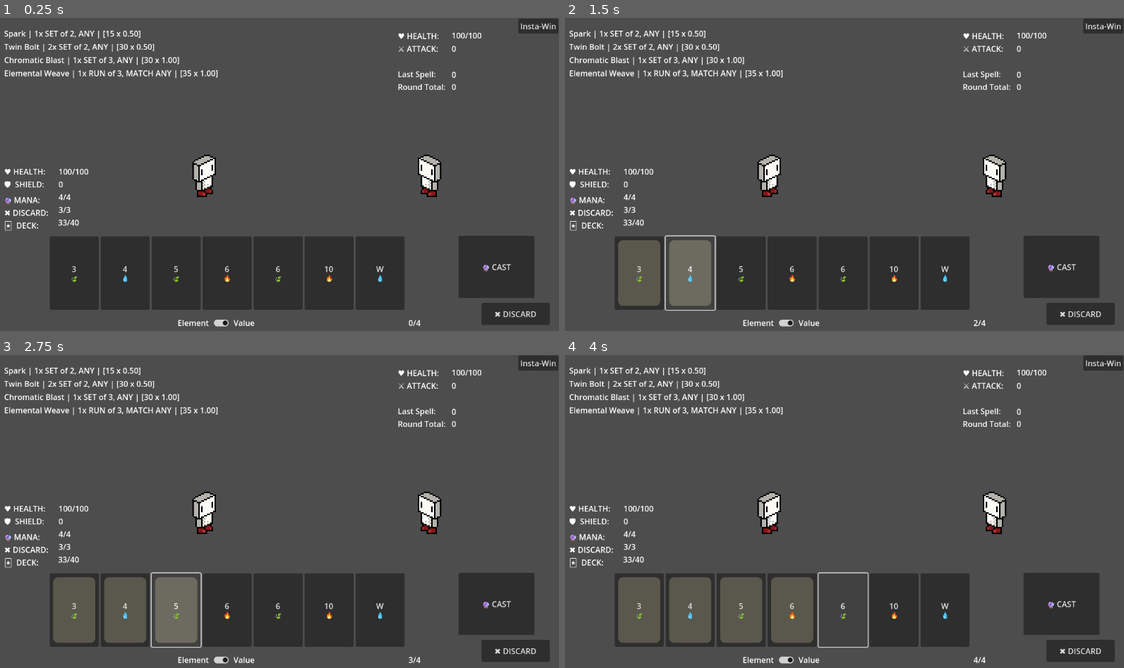
Above: before the commit, frames 1-4 (two rows, left to right).
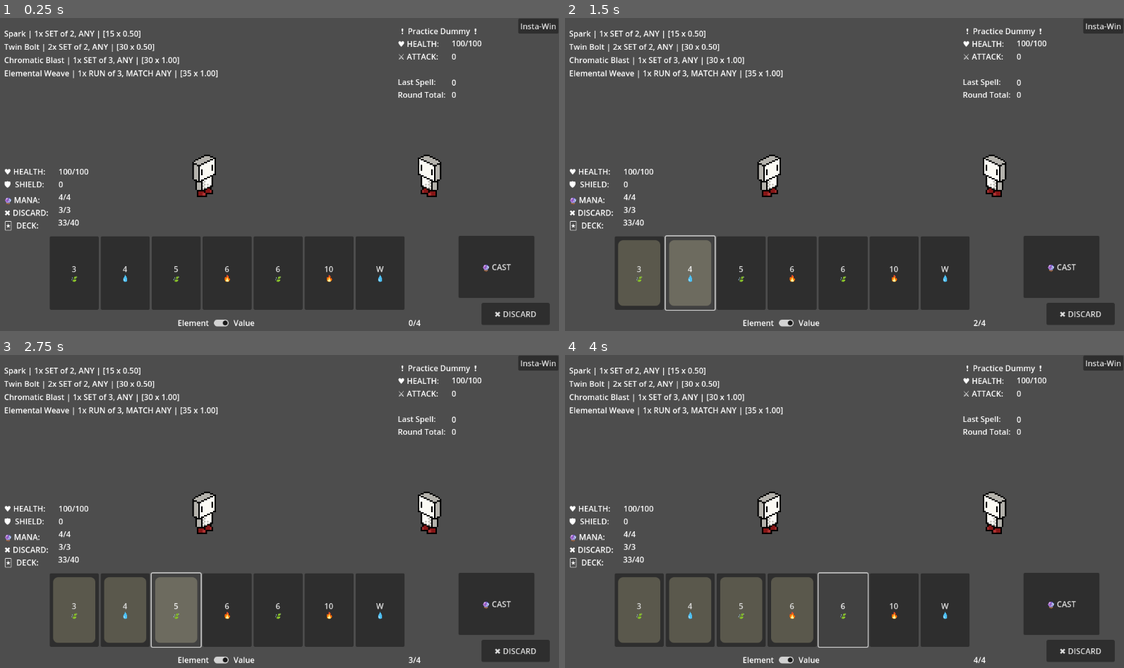
Above: after the commit, the same moments.

Repository: itsdotnickscott/wizard_card_game
Game: Godot game, scene res://scenes/battle.tscn
Same seed, same stepped clock (60 frames per second), same inputs: the game is played once before the commit and once after it.
Inputs:
- Up to frame 1 (0.25 s): no input
- Up to frame 2 (1.5 s): click "3 🍃" at 0.5 s; click "4 💧" at 1.25 s
- Up to frame 3 (2.75 s): click "5 🍃" at 2 s
- Up to frame 4 (4 s): click "6 🔥" at 2.75 s; click "6 🍃" at 3.5 s

The runs differ from the first frame. In frame 1, 0.8% of the frame differs, in the area x 71-87%, y 3-26%; in frame 2, 0.8%; in frame 3, 0.8%; in frame 4, 0.8%.

Commit message:
Created basic Map class
- includes UI, scripts, a Location class, as well as the initial layout for the first stage of the game, which includes 3 Normal enemies, 1 Market, and a Boss.
- after each battle the UI shows up and will allow the player to choose their next location
- Locations have different paths
- Stage is always the same layout but in the future it will be semi-randomized
- additionally created an "Attack" class which Enemy units will use to fight the player. right now, attacks only do damage and thats it.

Diff:
--- a/scenes/battle.tscn
+++ b/scenes/battle.tscn
@@ -7,18 +7,13 @@
 [ext_resource type="PackedScene" uid="uid://djq5yfcgvs60j" path="res://scenes/reward_ui.tscn" id="5_gdms4"]
 [ext_resource type="PackedScene" uid="uid://ms7b7vewq484" path="res://scenes/defeat_ui.tscn" id="6_pako5"]
 [ext_resource type="PackedScene" uid="uid://b3bc0c71i46go" path="res://scenes/escape_ui.tscn" id="6_pllud"]
+[ext_resource type="PackedScene" uid="uid://vcq0ef7hvpk1" path="res://scenes/map.tscn" id="8_t8ops"]
 
 [node name="Battle" type="Node2D"]
 script = ExtResource("1_3jwy8")
 
 [node name="Player" parent="." instance=ExtResource("2_0x600")]
 position = Vector2(380, 270)
-max_mana = null
-max_discards = null
-hand_limit = null
-select_limit = null
-spellbook = null
-max_health = null
 
 [node name="Enemy" parent="." instance=ExtResource("3_b0wen")]
 position = Vector2(840, 270)
@@ -52,6 +47,10 @@
 offset_bottom = 32.0
 text = "Insta-Win"
 
+[node name="Map" parent="UserInterface" instance=ExtResource("8_t8ops")]
+visible = false
+layout_mode = 1
+
 [connection signal="cast" from="UserInterface/BattleUI" to="." method="cast_action"]
 [connection signal="discard" from="UserInterface/BattleUI" to="." method="discard_action"]
 [connection signal="sort_hand" from="UserInterface/BattleUI" to="." method="_on_battle_ui_sort_hand"]
@@ -59,3 +58,4 @@
 [connection signal="level_up_spell" from="UserInterface/RewardUI" to="." method="_on_reward_level_up_spell"]
 [connection signal="upgrade_spell" from="UserInterface/RewardUI" to="." method="_on_reward_upgrade_spell"]
 [connection signal="pressed" from="UserInterface/InstaWin" to="." method="_on_insta_win_pressed"]
+[connection signal="location_pressed" from="UserInterface/Map" to="." method="_on_map_location_pressed"]
--- a/scenes/battle_ui.tscn
+++ b/scenes/battle_ui.tscn
@@ -74,15 +74,22 @@
 [node name="EnemyStats" type="Label" parent="."]
 layout_mode = 0
 offset_left = 823.0
-offset_top = 22.0
+offset_top = 38.0
 offset_right = 1025.0
-offset_bottom = 152.0
+offset_bottom = 168.0
 text = "♥ HEALTH:
 ⚔ ATTACK:
 
 Last Spell:
 Round Total:"
 vertical_alignment = 2
+
+[node name="NameValue" type="Label" parent="EnemyStats"]
+layout_mode = 0
+offset_left = 7.0
+offset_top = -23.0
+offset_right = 90.0
+text = "❗  ENEMY"
 
 [node name="HPValue" type="Label" parent="EnemyStats"]
 layout_mode = 0
--- /dev/null
+++ b/scenes/location_button.tscn
@@ -0,0 +1,9 @@
+[gd_scene load_steps=2 format=3 uid="uid://oyiglo5fjqaf"]
+
+[ext_resource type="Script" path="res://scripts/location_button.gd" id="1_3qwvs"]
+
+[node name="LocationButton" type="Button"]
+offset_right = 8.0
+offset_bottom = 8.0
+text = "?"
+script = ExtResource("1_3qwvs")
--- /dev/null
+++ b/scenes/map.tscn
@@ -0,0 +1,47 @@
+[gd_scene load_steps=2 format=3 uid="uid://vcq0ef7hvpk1"]
+
+[ext_resource type="Script" path="res://scripts/map.gd" id="1_7r28i"]
+
+[node name="Map" type="Control"]
+layout_mode = 3
+anchors_preset = 15
+anchor_right = 1.0
+anchor_bottom = 1.0
+grow_horizontal = 2
+grow_vertical = 2
+script = ExtResource("1_7r28i")
+
+[node name="Panel" type="Panel" parent="."]
+layout_mode = 0
+offset_left = 327.0
+offset_top = 44.0
+offset_right = 858.0
+offset_bottom = 611.0
+
+[node name="VBoxContainer" type="VBoxContainer" parent="Panel"]
+layout_mode = 0
+offset_left = 116.0
+offset_top = 177.0
+offset_right = 456.0
+offset_bottom = 348.0
+alignment = 1
+
+[node name="Button5" type="Button" parent="Panel/VBoxContainer"]
+layout_mode = 2
+text = "Boss"
+
+[node name="Button4" type="Button" parent="Panel/VBoxContainer"]
+layout_mode = 2
+text = "Market"
+
+[node name="Button3" type="Button" parent="Panel/VBoxContainer"]
+layout_mode = 2
+text = "Reward"
+
+[node name="Button2" type="Button" parent="Panel/VBoxContainer"]
+layout_mode = 2
+text = "Reward"
+
+[node name="Button" type="Button" parent="Panel/VBoxContainer"]
+layout_mode = 2
+text = "Reward"
--- /dev/null
+++ b/scripts/attack.gd
@@ -0,0 +1,10 @@
+class_name Attack extends Resource
+
+
+@export var name: String = ""
+@export var damage: int = 0
+
+
+func _init(new_name: String, dmg: int) -> void:
+	name = new_name
+	damage = dmg
--- a/scripts/battle.gd
+++ b/scripts/battle.gd
@@ -13,33 +13,36 @@
 @onready var reward_ui: Control = get_node("UserInterface/RewardUI")
 @onready var defeat_ui: Control = get_node("UserInterface/DefeatUI")
 @onready var escape_ui: Control = get_node("UserInterface/EscapeUI")
-
-
+@onready var map: Map = get_node("UserInterface/Map")
+
+
+var curr_location: Location
 var curr_state: State
 var total_dmg: float = 0.0
 
 
 ## Currently called in [method _ready].
 func start_battle() -> void:
+	map.visible = false
+	battle_ui.visible = true
 	total_dmg = 0.0
 	player.battle_start()
+	enemy.reset_enemy(curr_location.enemy)
+	battle_ui.update_display(player, enemy)
 	battle_ui.set_deck_size(player.deck.size())
 
 	# For now, only the player gets a turn
 	player_turn()
 
 
-func next_battle() -> void:
-	battle_ui.visible = true
+func next_location() -> void:
+	curr_state = State.MAP
+
 	reward_ui.visible = false
 	escape_ui.visible = false
 
-	# Basic enemy progression for now
-	enemy.max_health = int(enemy.max_health * 1.5)
-	enemy.health = enemy.max_health
-	enemy.attack += 10
-
-	start_battle()
+	map.update_location(curr_location)
+	map.visible = true
 
 
 ## The [Player] draws to the [member Player.hand_limit] and sorts their [member Player.hand].
@@ -70,7 +73,7 @@
 
 	print("Enemy - Basic Attack")
 
-	var dmg := enemy.attack
+	var dmg := enemy.attacks[0].damage
 	player.take_dmg(dmg)
 
 	battle_ui.update_player_stats(player)
@@ -198,6 +201,7 @@
 	Spell.initialize_library()
 	Upgrade.initialize_library()
 	player.initialize()
+	#enemy.reset_enemy(EnemyInfo.new("Test", Enemy.Tier.NORMAL, 100, [Attack.new("Test", 0)]))
 
 	#var analysis = Analysis.new(Spell.get_all_spells(), player.deck)
 	#var analysis = Analysis.new([Spell.get_from_id("bolt")], player.deck)
@@ -206,7 +210,12 @@
 
 	battle_ui.set_select_limit(player.select_limit)
 	battle_ui.reset_selected_cards()
-	battle_ui.update_display(player, enemy)
+	#battle_ui.update_display(player, enemy)
+
+	map.create_stage()
+	map.setup_ui()
+	curr_location = map.locations[0]
+	map.update_location(curr_location)
 
 	# For now, the battle starts immediately after ready
 	start_battle()
@@ -230,7 +239,7 @@
 		game_over()
 		return
 
-	next_battle()
+	next_location()
 
 
 func _on_reward_level_up_spell(spell: Spell):
@@ -239,7 +248,7 @@
 	else:
 		player.spellbook.append(spell)
 
-	next_battle()
+	next_location()
 
 
 func _on_reward_upgrade_spell(upg: Upgrade):
@@ -248,4 +257,9 @@
 	else:
 		upg.spell.upgrade(upg)
 
-	next_battle()
+	next_location()
+
+
+func _on_map_location_pressed(location: Location):
+	curr_location = location
+	start_battle()
--- a/scripts/battle_ui.gd
+++ b/scripts/battle_ui.gd
@@ -82,8 +82,9 @@
 func update_enemy_stats(
 	enemy: Enemy, tot_dmg: float = -1, new_dmg: float = -1, spell_name: String = ""
 ) -> void:
+	$EnemyStats/NameValue.text = "❗  %s  ❗" % [enemy.name]
 	$EnemyStats/HPValue.text = "%d/%d" % [enemy.health, enemy.max_health]
-	$EnemyStats/AtkValue.text = "%d" % [enemy.attack]
+	$EnemyStats/AtkValue.text = "%d" % [enemy.attacks[0].damage]
 	if new_dmg != -1:
 		$EnemyStats/LastSpellValue.text = "%d  (%s)" % [new_dmg, spell_name]
 	if tot_dmg != -1:
--- a/scripts/enemy.gd
+++ b/scripts/enemy.gd
@@ -1,4 +1,15 @@
 class_name Enemy extends Unit
 
 
-@export var attack: int = 0
+enum Tier { NORMAL, ELITE, BOSS }
+
+
+@export var attacks: Array[Attack]
+@export var tier: Tier
+
+
+func reset_enemy(info: EnemyInfo) -> void:
+	name = info.name
+	max_health = info.max_health
+	health = max_health
+	attacks = info.attacks
--- /dev/null
+++ b/scripts/enemy_info.gd
@@ -0,0 +1,14 @@
+class_name EnemyInfo extends Resource
+
+
+@export var name: String = ""
+@export var tier: Enemy.Tier = Enemy.Tier.NORMAL
+@export var max_health: int = 100
+@export var attacks: Array[Attack] = []
+
+
+func _init(new_name: String, type: Enemy.Tier, hp: int, atks: Array[Attack]) -> void:
+	name = new_name
+	tier = type
+	max_health = hp
+	attacks = atks
--- /dev/null
+++ b/scripts/location.gd
@@ -0,0 +1,26 @@
+class_name Location extends Resource
+
+
+@export var links: Array[Location] = []
+
+
+func set_links(locations: Array[Location]) -> void:
+	links = locations
+
+
+class Battle extends Location:
+	@export var enemy: EnemyInfo = null
+	@export var reward: Dictionary = {}
+
+
+	func _init(enemy_info: EnemyInfo, win: Dictionary) -> void:
+		enemy = enemy_info
+		reward = win
+
+
+class Event extends Location:
+	var event
+
+
+class Market extends Location:
+	var items
--- /dev/null
+++ b/scripts/location_button.gd
@@ -0,0 +1,25 @@
+class_name LocationButton extends Button
+
+
+@onready var current_panel = get_node("CurrentPanel")
+
+var location: Location = null
+
+
+func set_current(curr: bool) -> void:
+	if curr:
+		text += "*"
+
+
+func reveal_location_name() -> void:
+	if location is Location.Battle:
+		if location.enemy.tier == Enemy.Tier.BOSS:
+			text = "Boss"
+		elif location.enemy.tier == Enemy.Tier.ELITE:
+			text = "Elite"
+		else:
+			text = "Battle"
+	elif location is Location.Event:
+		text = "Event"
+	elif location is Location.Market:
+		text = "Market"
--- /dev/null
+++ b/scripts/map.gd
@@ -0,0 +1,130 @@
+class_name Map extends Control
+
+
+signal location_pressed(location: Location)
+
+
+@onready var location_button = preload("res://scenes/location_button.tscn")
+
+
+var locations: Array[Location] = []
+var stage: int = 1
+
+
+func create_stage() -> void:
+	var start := Location.Battle.new(
+		EnemyInfo.new("Practice Dummy", Enemy.Tier.NORMAL, 100, [Attack.new("Stay Still", 0)]),
+		Reward.get_random_reward()
+	)
+	var choice1 := Location.Battle.new(
+		EnemyInfo.new("Wild Deer", Enemy.Tier.NORMAL, 175, [Attack.new("Prance", 5)]),
+		Reward.get_random_reward()
+	)
+	var choice2 := Location.Battle.new(
+		EnemyInfo.new("Wild Skunk", Enemy.Tier.NORMAL, 150, [Attack.new("Spray", 10)]),
+		Reward.get_random_reward()
+	)
+	var choice1a := Location.Battle.new(
+		EnemyInfo.new("Wild Bear", Enemy.Tier.NORMAL, 250, [Attack.new("Claw", 15)]),
+		Reward.get_random_reward()
+	)
+	var choice1b := Location.Battle.new(
+		EnemyInfo.new("Wild Wolf", Enemy.Tier.NORMAL, 225, [Attack.new("Pounce", 20)]),
+		Reward.get_random_reward()
+	)
+	var choice2a := Location.Battle.new(
+		EnemyInfo.new("Wild Crocodile", Enemy.Tier.NORMAL, 250, [Attack.new("Crunch", 15)]),
+		Reward.get_random_reward()
+	)
+	var choice2b := Location.Battle.new(
+		EnemyInfo.new("Wild Snake", Enemy.Tier.NORMAL, 225, [Attack.new("Bite", 20)]),
+		Reward.get_random_reward()
+	)
+	var shop := Location.Market.new()
+	var boss := Location.Battle.new(
+		EnemyInfo.new("Metal Guard", Enemy.Tier.BOSS, 300, [Attack.new("Sword and Shield", 30)]),
+		Reward.get_random_reward()
+	)
+
+	start.set_links([choice1, choice2])
+	choice1.set_links([choice1a, choice1b])
+	choice2.set_links([choice2a, choice2b])
+	choice1a.set_links([shop])
+	choice1b.set_links([shop])
+	choice2a.set_links([shop])
+	choice2b.set_links([shop])
+	shop.set_links([boss])
+
+	locations = [start, choice1, choice2, choice1a, choice1b, choice2a, choice2b, shop, boss]
+
+
+func setup_ui() -> void:
+	var placed := []
+	var curr_lvl := -1
+	var vbox := get_node("Panel/VBoxContainer")
+
+	for child in vbox.get_children():
+		vbox.remove_child(child)
+		child.queue_free()
+
+	var hbox := HBoxContainer.new()
+	hbox.alignment = BoxContainer.ALIGNMENT_CENTER
+	vbox.add_child(hbox)
+	var next := locations[0]
+
+	for location in locations:
+		if not location in placed:
+			add_location(location, hbox)
+			placed.append(location)
+
+		if location == next:
+			curr_lvl += 1
+			hbox = vbox.get_children()[curr_lvl]
+			hbox.alignment = BoxContainer.ALIGNMENT_CENTER
+			next = null
+
+		if location.links.size() > 0:
+			var new_hbox: HBoxContainer = null
+
+			if vbox.get_children().size() > curr_lvl + 1:
+				new_hbox = vbox.get_children()[curr_lvl + 1]
+			else:
+				new_hbox = HBoxContainer.new()
+				vbox.add_child(new_hbox)
+
+			for link in location.links:
+				if not link in placed:
+					add_location(link, new_hbox)
+					placed.append(link)
+
+					if next == null:
+						next = link
+
+
+func add_location(location: Location, hbox: HBoxContainer) -> void:
+	var button = location_button.instantiate()
+	button.location = location
+	hbox.add_child(button)
+	button.pressed.connect(_on_location_pressed.bind(location))
+
+
+func update_location(current: Location) -> void:
+	for hbox in get_node("Panel/VBoxContainer").get_children():
+		for button in hbox.get_children():
+			if button.location == current:
+				button.reveal_location_name()
+				button.disabled = true
+				button.set_current(true)
+
+			elif button.location in current.links:
+				button.reveal_location_name()
+				button.disabled = false
+				button.set_current(false)
+
+			else:
+				button.disabled = true
+				button.set_current(false)
+
+
+func _on_location_pressed(location: Location):
+	location_pressed.emit(location)
Not shown: 1 places in scenes/battle.tscn that only renumber resources
